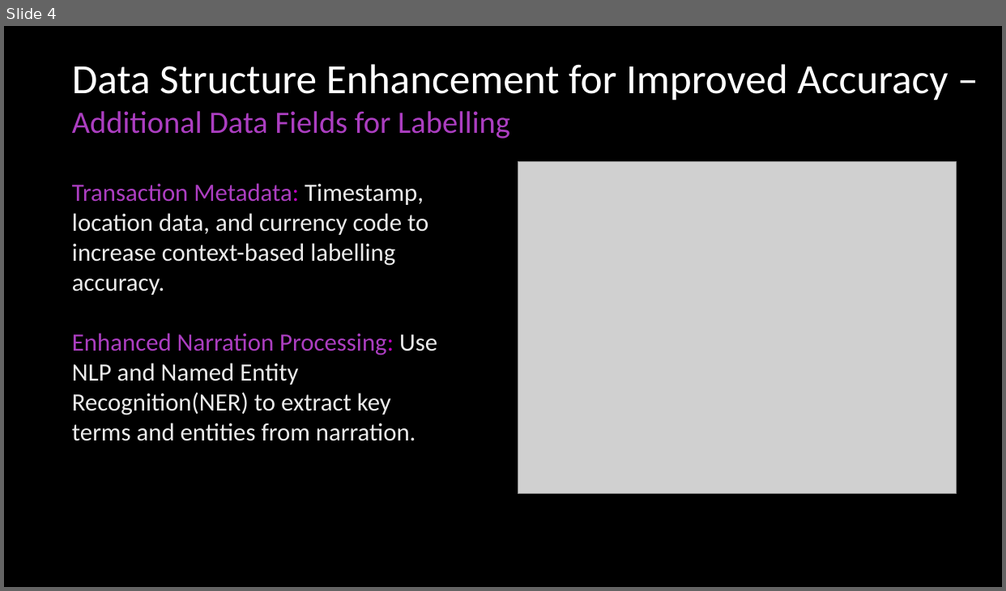
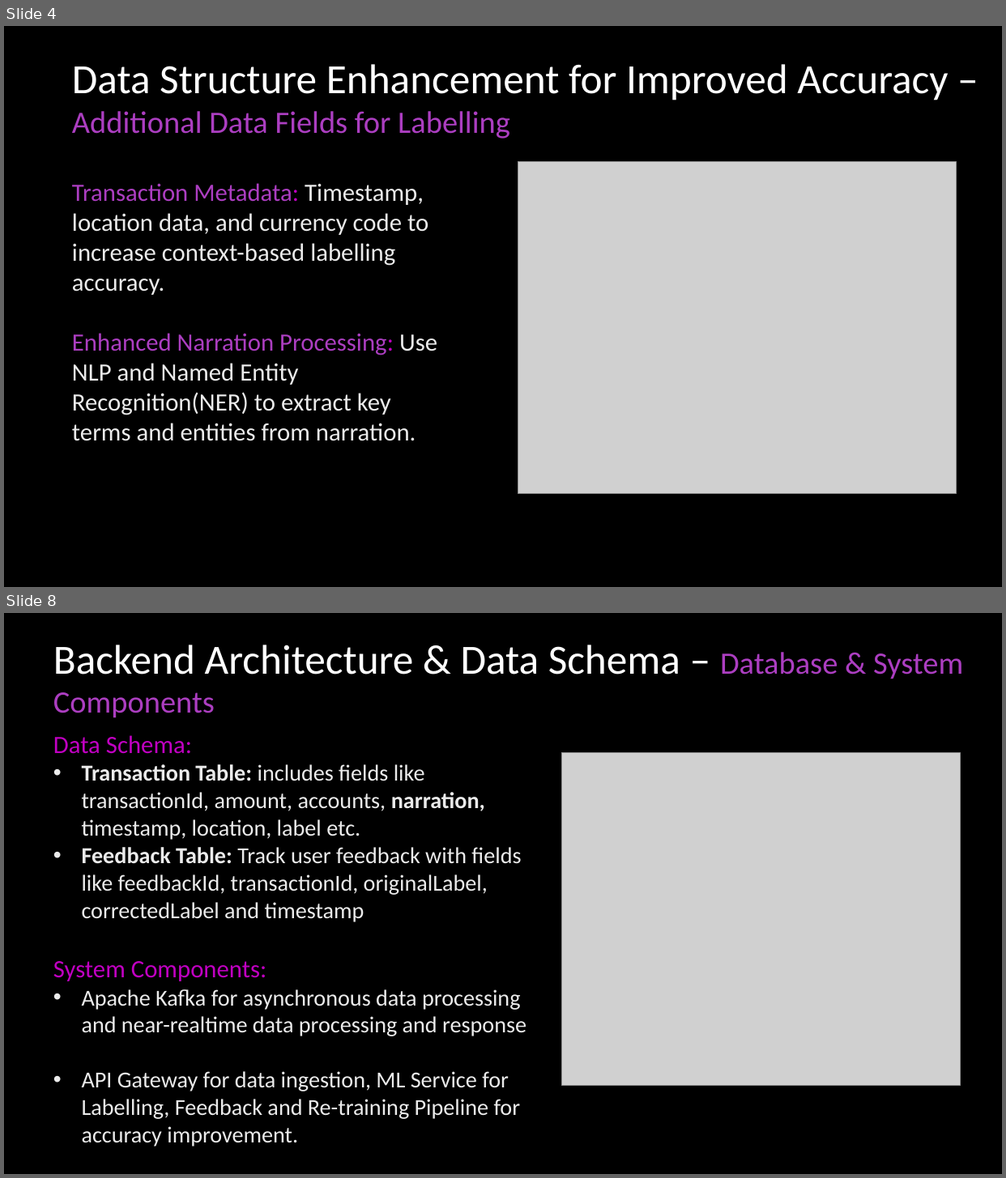
Before and after one commit to Varsilias/Chorus, a slide deck: Transaction Labelling Strategy Architecture.pptx. Shown one above the other, each under a label of ours: slide 4 before the commit, slides 4 and 8 after it; the slides between them are not shown. The pictures are 1006x591 and 1006x1178 pixels, drawn with LibreOffice and Linux fonts; fonts in the diff are those of the drawing; grey boxes stand for pictures; background and template pictures are left out. Boxes give left, top, right and bottom in pixels: in the first picture for what was removed or moved away, otherwise in the second. Text is boxed around its words. In the diff, an @@ line names an element or a change of style, - is before the commit and + after.

```diff
--- a/Transaction Labelling Strategy Architecture.pptx
+++ b/Transaction Labelling Strategy Architecture.pptx
@@ slide 8 added at box(4, 613, 1002, 1174), background picture (left out) @@
@@ text added at box(53, 645, 963, 717), 40 pt, text #FFFFFF @@
+Backend Architecture & Data Schema – Database & System Components
@@ text added at box(53, 735, 526, 1147), 22 pt, text #EBEBEB @@
+Data Schema:
+• Transaction Table: includes fields like transactionId, amount, accounts, narration, timestamp, location, label etc.
+• Feedback Table: Track user feedback with fields like feedbackId, transactionId, originalLabel, correctedLabel and timestamp
+System Components:
+• Apache Kafka for asynchronous data processing and near-realtime data processing and response
+• API Gateway for data ingestion, ML Service for Labelling, Feedback and Re-training Pipeline for accuracy improvement.
@@ picture added at box(562, 753, 961, 1085) @@
```
Also in this commit, not shown: 2 slides changed, 4 other slides added, 1 other file.
